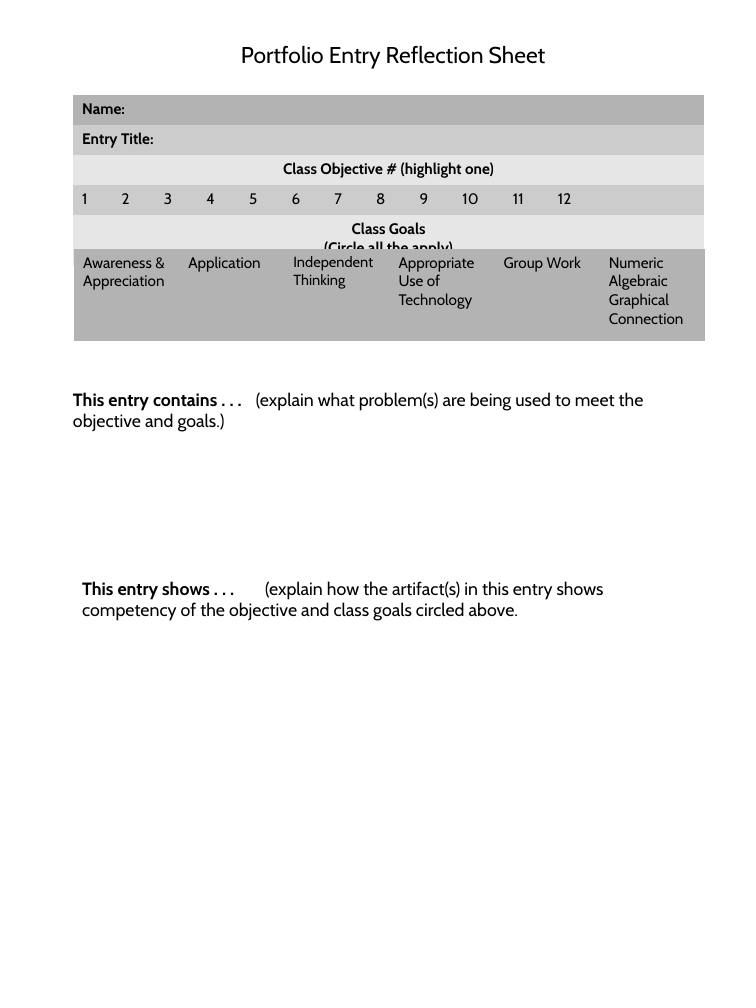
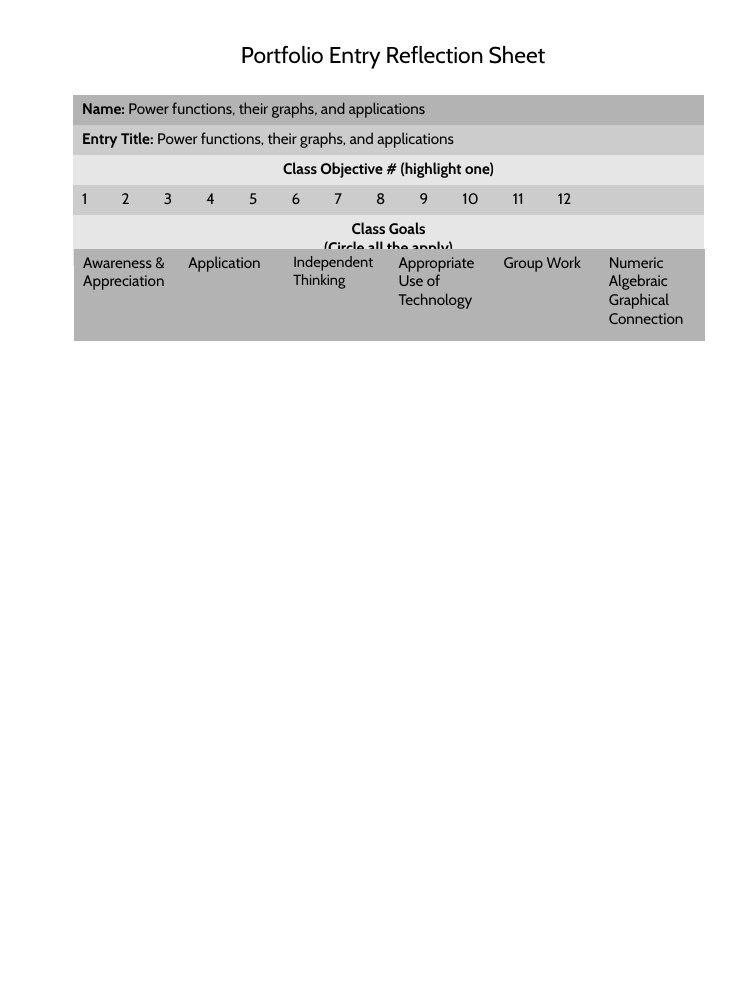
Before and after one commit to luisnaranjo733/precalc, a slide deck: slide 1 of src/objectives/reflections/3.odp. Drawn at 756x1008 pixels with LibreOffice and Linux fonts; fonts in the diff are those of the drawing. Boxes give left, top, right and bottom in pixels: in the first picture for what was removed or moved away, otherwise in the second. Text is boxed around its words. In the diff, an @@ line names an element or a change of style, - is before the commit and + after.

```diff
--- a/src/objectives/reflections/3.odp
+++ b/src/objectives/reflections/3.odp
@@ table at (73,95,704,261) @@
-row 1, column 1: Name:
+row 1, column 1: Name: Power functions, their graphs, and applications
-row 2, column 1: Entry Title:
+row 2, column 1: Entry Title: Power functions, their graphs, and applications
@@ text removed at (73,392,644,432) @@
-This entry contains . . . (explain what problem(s) are being used to meet the objective and goals.)
@@ text removed at (82,581,604,621) @@
-This entry shows . . . (explain how the artifact(s) in this entry shows competency of the objective and class goals circled above.
```
Also in this commit, not shown: 17 other files.
